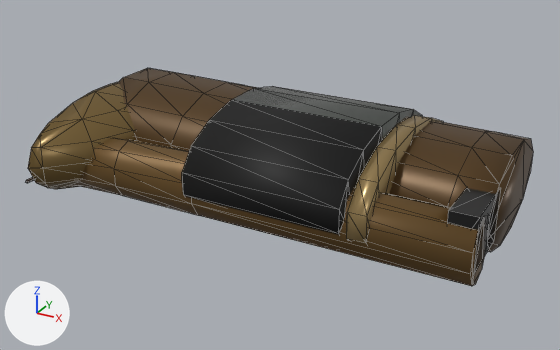
An edit to the glTF model public/models/enemies/newsh4-157.glb, drawn before and after from the same camera.
Before and after are seen from a 50 mm camera at (1.58, -2.43, 1.4) aimed at (-0.01, 0.45, -0.05). The lights are fixed; the arrows at lower left show +X, +Y and +Z. The picture after the commit comes second. Mesh edges are drawn as thin lines. Vertices at exactly the same position are counted once.

The first picture shows 'newsh4-157'.
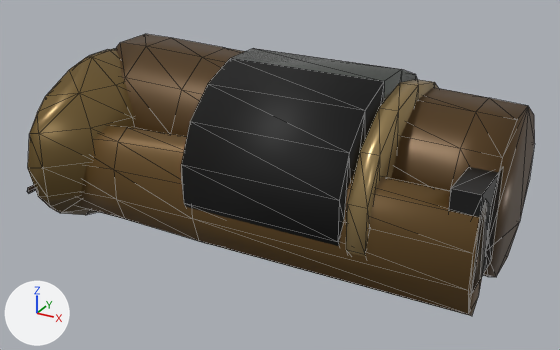
What differs and where, as boxes (x1, y1, x2, y2) in the pictures (560 x 350 px; the box of a moved part takes in the faces that stretch with it):
'newsh4-157', reshaped (29% taller)
    before: (26, 68, 533, 286)
    after: (27, 34, 535, 316)
part 1 of me_newsh4_157, moved or reshaped
    before: (119, 68, 533, 252)
    after: (116, 34, 535, 277)
part 2 of me_newsh4_157, moved or reshaped
    before: (77, 138, 488, 286)
    after: (79, 125, 489, 316)
part 3 of me_newsh4_157, moved or reshaped
    before: (346, 115, 443, 244)
    after: (346, 80, 438, 257)
part 4 of me_newsh4_157, moved or reshaped
    before: (182, 86, 422, 235)
    after: (181, 48, 418, 246)
part 5 of me_newsh4_157, moved or reshaped
    before: (447, 188, 500, 274)
    after: (449, 167, 503, 294)
part 6 of me_newsh4_157, moved or reshaped
    before: (26, 82, 135, 189)
    after: (27, 49, 134, 215)

The edits, one by one:
me_newsh4_157 is used by ob_newsh4_157; location (0.0, 0.0, 0.0).
me_newsh4_157 had 274 vertices, 554 faces and spanned x -1.0..1.0, y -0.15..1.11, z -0.27..0.26.
me_newsh4_157 now has 274 vertices, 554 faces and spans x -1.0..1.0, y -0.15..1.11, z -0.47..0.46.
me_newsh4_157 part 1: the loose piece of 72 vertices spanning x -1.0..1.0, y 0.3..1.07, z -0.25..0.25 is scaled about its middle by (1, 1, 1.75).
me_newsh4_157 part 2: the loose piece of 40 vertices spanning x -1.0..1.0, y 0.03..0.31, z -0.2..0.1 is scaled about the mesh origin by (1, 1, 1.75).
me_newsh4_157 part 3: the loose piece of 42 vertices spanning x 0.49..0.59, y 0.08..1.09, z -0.27..0.25 is scaled about the mesh origin by (1, 1, 1.75).
me_newsh4_157 part 4: the loose piece of 48 vertices spanning x -0.3..0.48, y 0.08..1.11, z -0.26..0.26 is scaled about its middle by (1, 1, 1.75).
me_newsh4_157 part 5: the loose piece of 8 vertices spanning x 0.88..1.0, y 0.13..0.43, z -0.12..0.12 is scaled about its middle by (1, 1, 1.75).
me_newsh4_157 part 6: 58 of 274 vertices moved; they spanned x -1.0..-0.73, y -0.15..0.96, z -0.24..0.24 and now span x -1.0..-0.73, y -0.15..0.96, z -0.42..0.42; mean shift (0.0, 0.0, -0.01); largest move (-1.0, 0.52, 0.23) -> (-1.0, 0.52, -0.41).
